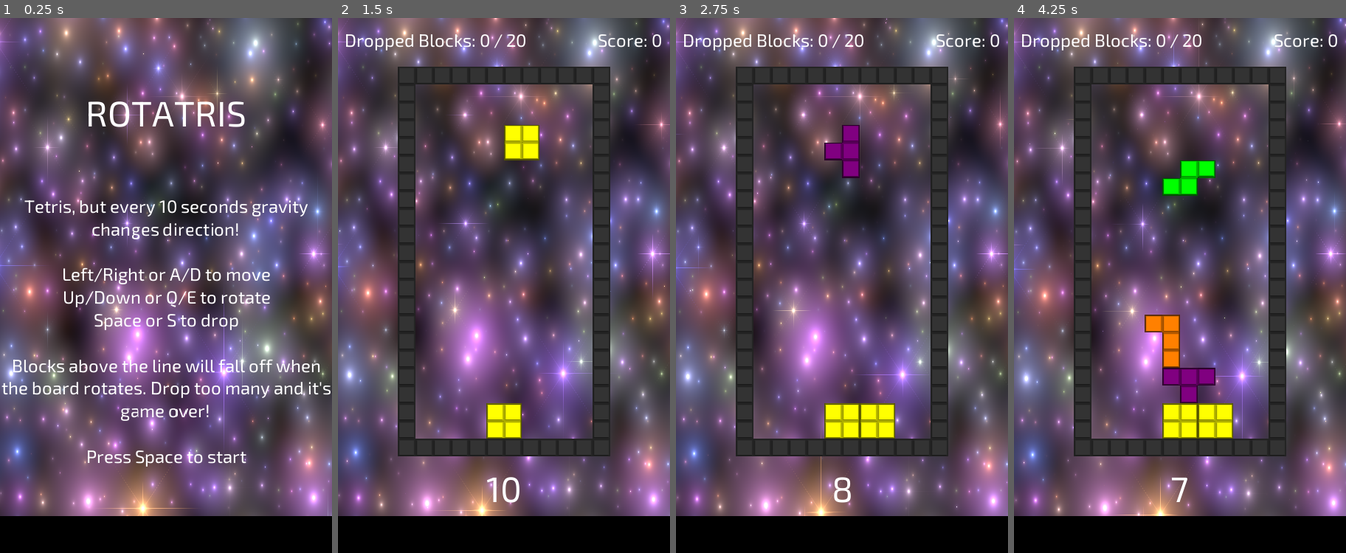
Above: before the commit, frames 1-4 (left to right).
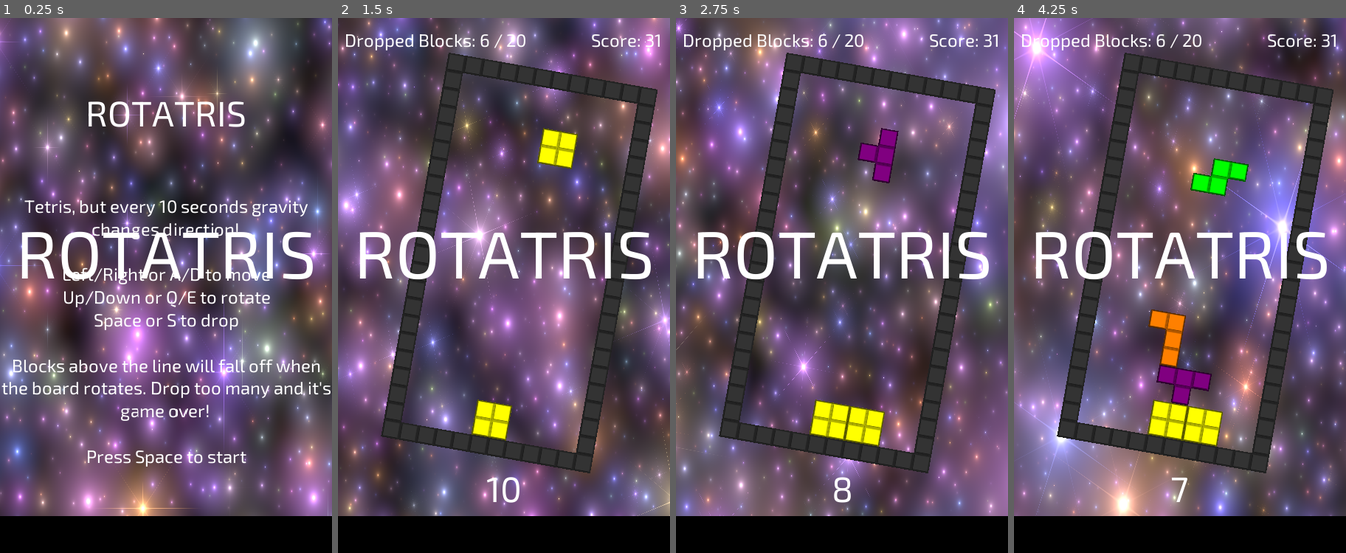
Above: after the commit, the same moments.

Repository: danielcannell/rotatris
Game: Godot game, scene res://Main.tscn
Two runs of this game, one before a commit and one after it. Both use one fixed random seed, a clock stepped at 60 frames per second and the inputs below.
Inputs:
- Up to frame 1 (0.25 s): no input
- Up to frame 2 (1.5 s): hold Right (move_right) 0.53-1.28 s; tap Space (drop) at 0.6, 1.35 s; hold Left (move_left) from 1.28 s (still down)
- Up to frame 3 (2.75 s): release Left (move_left) at 2.03 s; hold Right (move_right) from 2.03 s (still down); tap Down (rotate_ccw) at 2.1 s; tap Space (drop) at 2.3 s
- Up to frame 4 (4.25 s): tap Up (rotate_cw) at 2.85 s; tap Space (drop) at 3.05, 3.6 s; release Right (move_right) at 3.53 s; hold Left (move_left) from 3.53 s (still down); tap Escape (ui_cancel) at 4.15 s

The runs differ from the first frame. In frame 1, 2.6% of the frame differs, in the area x 6-95%, y 39-49%; in frame 2, 67%; in frame 3, 67%; in frame 4, 70%, in the area x 0-100%, y 0-94%.

Commit message:
Hacks for screenshots

Diff:
--- a/Main.gd
+++ b/Main.gd
@@ -87,6 +87,9 @@
         if Input.is_action_just_pressed("drop"):
             state = GameState.PLAYING
             $Playfield.start_game()
+    else:
+        if Input.is_action_just_pressed("ui_cancel"):
+            $Playfield.game_running = not $Playfield.game_running
 
 
 func on_game_over():
--- a/Main.tscn
+++ b/Main.tscn
@@ -1,10 +1,11 @@
-[gd_scene load_steps=7 format=2]
+[gd_scene load_steps=8 format=2]
 
 [ext_resource path="res://Main.gd" type="Script" id=1]
 [ext_resource path="res://Playfield.gd" type="Script" id=2]
 [ext_resource path="res://ui_font.tres" type="DynamicFont" id=3]
 [ext_resource path="res://Art/background.gdshader" type="Shader" id=4]
 [ext_resource path="res://title_font.tres" type="DynamicFont" id=5]
+[ext_resource path="res://title_font_2.tres" type="DynamicFont" id=6]
 
 [sub_resource type="ShaderMaterial" id=2]
 shader = ExtResource( 4 )
@@ -26,7 +27,17 @@
 position = Vector2( 300, 600 )
 script = ExtResource( 2 )
 
+[node name="NameLabel" type="Label" parent="."]
+margin_top = 350.0
+margin_right = 600.0
+margin_bottom = 495.0
+custom_fonts/font = ExtResource( 6 )
+text = "Rotatris"
+align = 1
+uppercase = true
+
 [node name="IntroUI" type="Control" parent="."]
+visible = false
 margin_right = 40.0
 margin_bottom = 40.0
 
@@ -89,6 +100,7 @@
 align = 1
 
 [node name="GameOverUI" type="Control" parent="."]
+visible = false
 margin_right = 40.0
 margin_bottom = 40.0
 
--- a/Playfield.gd
+++ b/Playfield.gd
@@ -70,6 +70,10 @@
     self.controlled_block = null
     self.rotation = atan2(self.gravity[0], self.gravity[1])
 
+    self.rotation_degrees = 10
+    self.update_cost(6)
+    self.update_score(31)
+
     self.emit_signal("countdown_changed", int(self.rotate_countdown))
 
 
@@ -91,7 +95,7 @@
     if old_countdown != new_countdown:
         self.emit_signal("countdown_changed", new_countdown)
 
-    update_camera(delta)
+    # update_camera(delta)
 
     var grid := {}
 
@@ -107,7 +111,7 @@
         if self.controlled_block == null and not rotation_blocked:
             self.rotate_countdown = Globals.ROTATE_INTERVAL
             self.emit_signal("countdown_changed", int(self.rotate_countdown))
-            self.rotate_gravity(grid)
+            # self.rotate_gravity(grid)
     else:
         # Spawn new block immediately
         if self.controlled_block == null:
--- /dev/null
+++ b/title_font_2.tres
@@ -0,0 +1,7 @@
+[gd_resource type="DynamicFont" load_steps=2 format=2]
+
+[ext_resource path="res://Exo2-VariableFont_wght.ttf" type="DynamicFontData" id=1]
+
+[resource]
+size = 120
+font_data = ExtResource( 1 )
